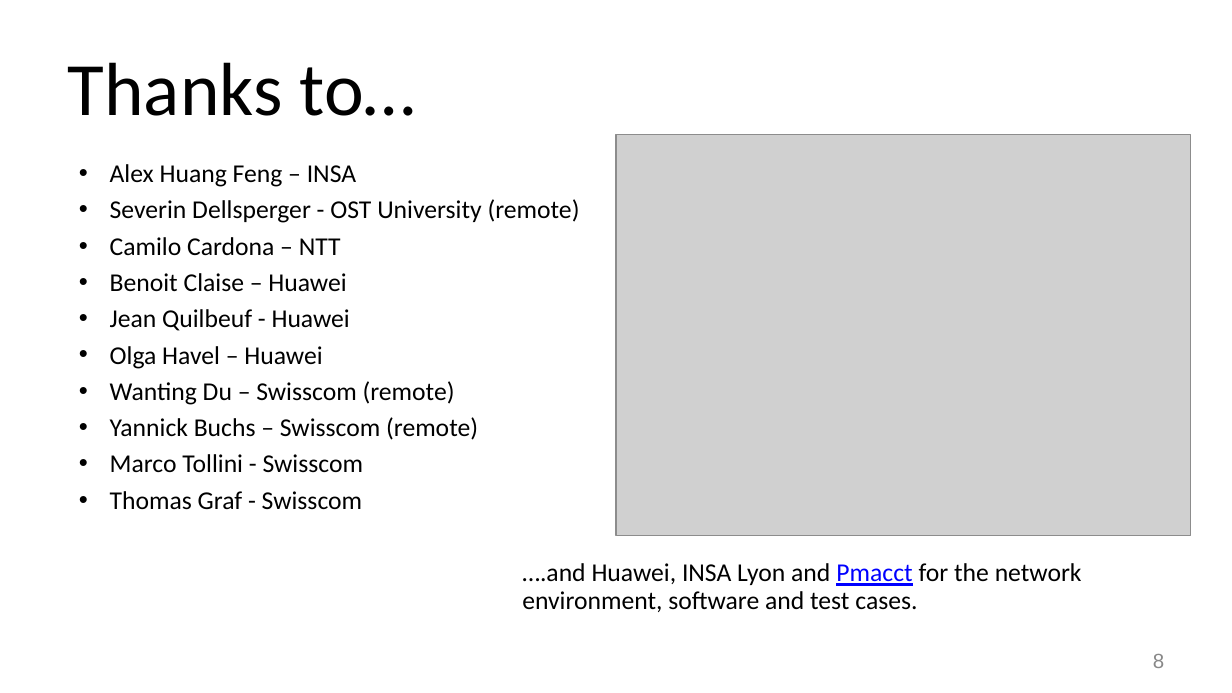
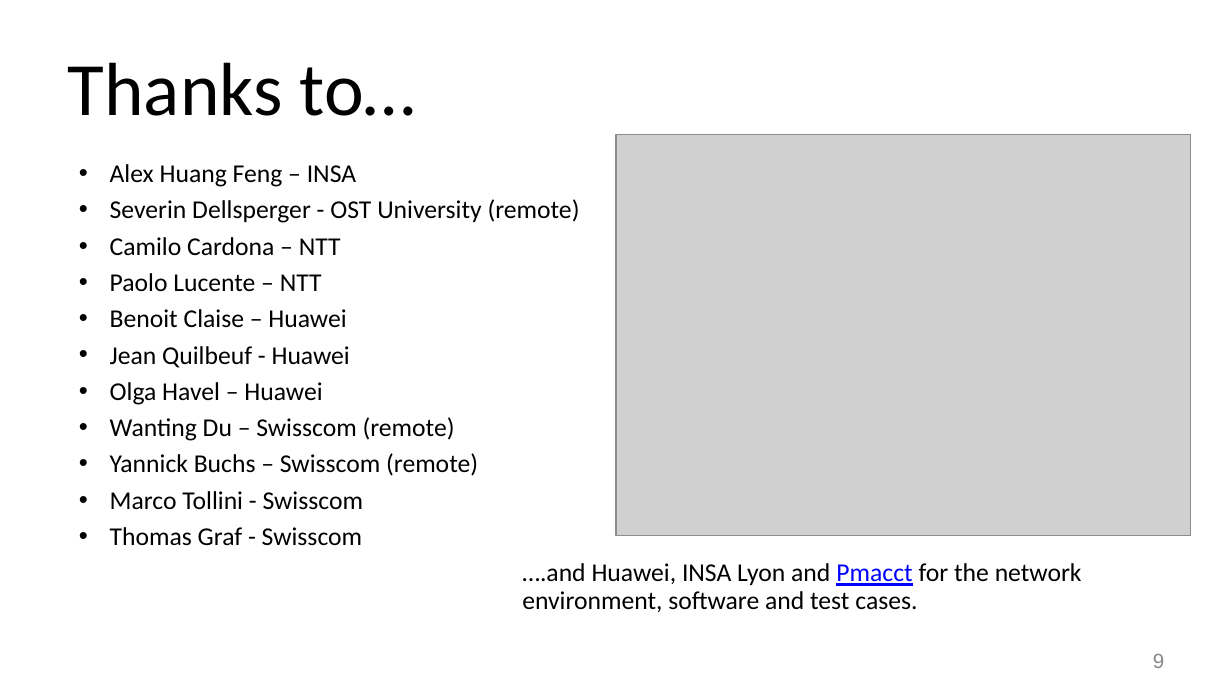
Before and after one commit to network-analytics/draft-ietf-opsawg-ipfix-on-path-telemetry, a slide deck: slide 9 of ietf-116-hackathon-srv6-on-path-delay-anomaly-detection.pptx (slide 8 before the commit). Drawn at 1232x693 pixels with LibreOffice and Linux fonts; fonts in the diff are those of the drawing; grey boxes stand for pictures. Boxes give left, top, right and bottom in pixels: in the first picture for what was removed or moved away, otherwise in the second. Text is boxed around its words. In the diff, an @@ line names an element or a change of style, - is before the commit and + after.

```diff
--- a/ietf-116-hackathon-srv6-on-path-delay-anomaly-detection.pptx
+++ b/ietf-116-hackathon-srv6-on-path-delay-anomaly-detection.pptx
@@ text at box(110, 273, 322, 292): paragraph added @@
+• Paolo Lucente – NTT
@@ page number at box(1153, 654, 1164, 668): text changed @@
-8
+9
```
Also in this commit, not shown: 3 other slides changed, 1 slide added, 1 other file.
